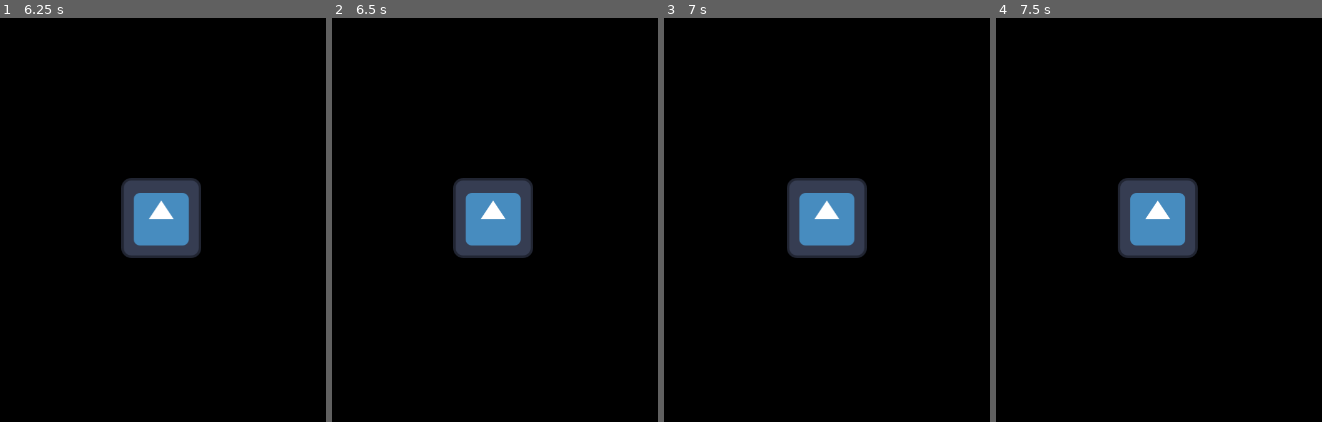
Above: before the commit, frames 1-4 (left to right).
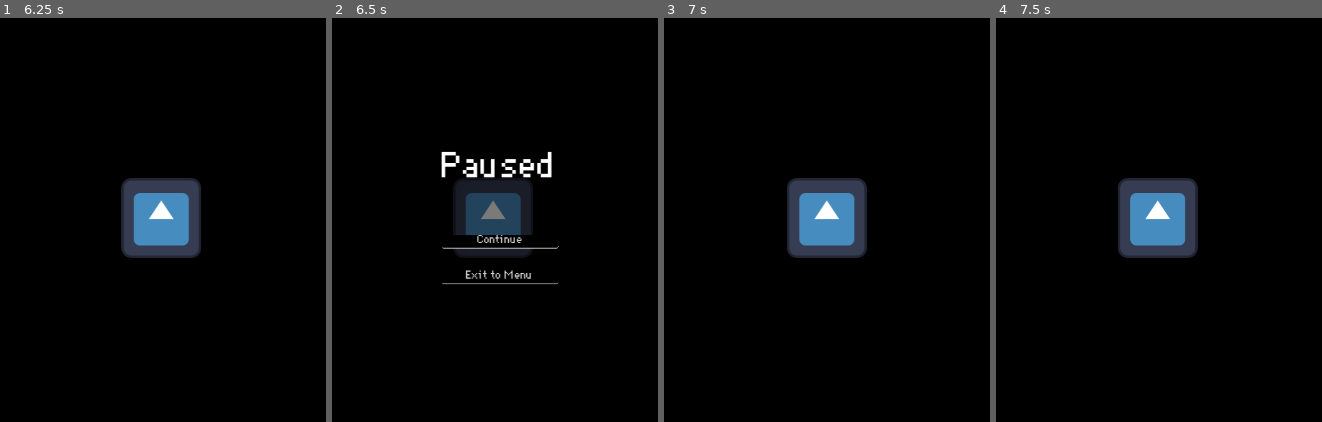
Above: after the commit, the same moments.

Repository: virtualtrisky/Just...-Enjoy
Game: Godot game, scene res://scenes/load_scene.tscn
The game is run twice, just before and just after one commit, with the same random seed, the same clock (stepped at 60 frames per second) and the same inputs. The engine's default icon, where the game draws it, is replaced by a stand-in: a white triangle on a blue panel in a dark square.
Inputs (mouse positions are in pixels of both pictures, inside the frame that each line leads up to):
- Up to frame 1 (6.25 s): hold Right (move_right) 0.53-1.28 s; tap Enter at 1.25, 3.5 s; hold Down (move_down) 1.28-2.03 s; tap Space at 2, 5.75 s; hold Right (move_right) 2.03-2.75 s; click (163, 215) at 2.77 s; type "Alex" at 2.85 s; hold Up (move_up) 3.53-4.25 s; click "New History" at 4.25 s; click "New History" at 5 s; hold Left (move_left) from 5.78 s (still down)
- Up to frame 2 (6.5 s): keep holding Left (move_left); tap Escape (key_pause, bound only after the commit) at 6.4 s
- Up to frame 3 (7 s): release Left (move_left) at 6.5 s; click (830, 240) at 6.5 s, where only the run after the commit has a clickable "Continue"
- Up to frame 4 (7.5 s): tap Enter at 7.25 s; hold Left (move_left) from 7.28 s (still down)

Frame 1 is identical in both runs. In frame 2, 6.1% of the frame differs, in the area x 33-70%, y 33-66%; in frame 3, less than 0.1%; in frame 4, less than 0.1%.

Commit message:
fixed fade menu bug
The main menu had a issue with the fade-out texture:
when you go from the debug scene to menu (using the pause menu UI) the fade-out texture never runs because the property "paused" was always true. (I'm feeling dumb)

Diff:
--- /dev/null
+++ b/objects/pause_menu.tscn
@@ -0,0 +1,92 @@
+[gd_scene load_steps=8 format=3 uid="uid://bji1trcj62fwf"]
+
+[ext_resource type="StyleBox" uid="uid://pgvf28664moo" path="res://resources/menu_buttons/pressed_style.tres" id="1_aktha"]
+[ext_resource type="Script" uid="uid://p77fc73b2emf" path="res://scripts/pause_manager.gd" id="1_koxkd"]
+[ext_resource type="StyleBox" uid="uid://oypipmf341vs" path="res://resources/menu_buttons/normal_style.tres" id="2_8x80a"]
+
+[sub_resource type="Gradient" id="Gradient_g4ivv"]
+offsets = PackedFloat32Array(0, 0.156566, 0.99495, 1)
+colors = PackedColorArray(0, 0, 0, 0.870588, 0, 0, 0, 0.870588, 0, 0, 0, 1, 0, 0, 0, 1)
+
+[sub_resource type="GradientTexture2D" id="GradientTexture2D_aktha"]
+gradient = SubResource("Gradient_g4ivv")
+width = 512
+height = 512
+fill = 1
+fill_from = Vector2(0.5, 0.5)
+repeat = 1
+
+[sub_resource type="LabelSettings" id="LabelSettings_g4ivv"]
+font_size = 50
+
+[sub_resource type="StyleBoxEmpty" id="StyleBoxEmpty_8x80a"]
+
+[node name="PauseMenu" type="Control"]
+process_mode = 3
+layout_mode = 3
+anchors_preset = 15
+anchor_right = 1.0
+anchor_bottom = 1.0
+grow_horizontal = 2
+grow_vertical = 2
+script = ExtResource("1_koxkd")
+
+[node name="PauseScreen" type="Control" parent="."]
+layout_mode = 1
+anchors_preset = 15
+anchor_right = 1.0
+anchor_bottom = 1.0
+grow_horizontal = 2
+grow_vertical = 2
+
+[node name="TextureRect" type="TextureRect" parent="PauseScreen"]
+modulate = Color(1, 1, 1, 0.603922)
+layout_mode = 1
+anchors_preset = 15
+anchor_right = 1.0
+anchor_bottom = 1.0
+grow_horizontal = 2
+grow_vertical = 2
+texture = SubResource("GradientTexture2D_aktha")
+
+[node name="VBoxContainer" type="VBoxContainer" parent="PauseScreen"]
+layout_mode = 1
+anchors_preset = 8
+anchor_left = 0.5
+anchor_top = 0.5
+anchor_right = 0.5
+anchor_bottom = 0.5
+grow_horizontal = 2
+grow_vertical = 2
+theme_override_constants/separation = 35
+alignment = 1
+
+[node name="Label" type="Label" parent="PauseScreen/VBoxContainer"]
+layout_mode = 2
+text = "Paused"
+label_settings = SubResource("LabelSettings_g4ivv")
+horizontal_alignment = 1
+
+[node name="HSeparator" type="HSeparator" parent="PauseScreen/VBoxContainer"]
+layout_mode = 2
+theme_override_constants/separation = 10
+theme_override_styles/separator = SubResource("StyleBoxEmpty_8x80a")
+
+[node name="ContinueBtn" type="Button" parent="PauseScreen/VBoxContainer"]
+layout_mode = 2
+theme_override_styles/focus = ExtResource("2_8x80a")
+theme_override_styles/hover = ExtResource("2_8x80a")
+theme_override_styles/pressed = ExtResource("1_aktha")
+theme_override_styles/normal = ExtResource("2_8x80a")
+text = "Continue"
+
+[node name="QuitBtn" type="Button" parent="PauseScreen/VBoxContainer"]
+layout_mode = 2
+theme_override_styles/focus = ExtResource("2_8x80a")
+theme_override_styles/hover = ExtResource("2_8x80a")
+theme_override_styles/pressed = ExtResource("1_aktha")
+theme_override_styles/normal = ExtResource("2_8x80a")
+text = "Exit to Menu"
+
+[connection signal="pressed" from="PauseScreen/VBoxContainer/ContinueBtn" to="." method="_on_continue_btn_pressed"]
+[connection signal="pressed" from="PauseScreen/VBoxContainer/QuitBtn" to="." method="_on_quit_btn_pressed"]
--- a/project.godot
+++ b/project.godot
@@ -56,6 +56,11 @@
 "events": [Object(InputEventKey,"resource_local_to_scene":false,"resource_name":"","device":-1,"window_id":0,"alt_press …(195 unchanged characters)…
 ]
 }
+key_pause={
+"deadzone": 0.2,
+"events": [Object(InputEventKey,"resource_local_to_scene":false,"resource_name":"","device":-1,"window_id":0,"alt_pressed":false,"shift_pressed":false,"ctrl_pressed":false,"meta_pressed":false,"pressed":false,"keycode":0,"physical_keycode":4194305,"key_label":0,"unicode":0,"location":0,"echo":false,"script":null)
+]
+}
 
 [rendering]
 
--- a/scenes/menu_scene.tscn
+++ b/scenes/menu_scene.tscn
@@ -24,33 +24,6 @@
 [sub_resource type="GradientTexture2D" id="GradientTexture2D_vrre2"]
 gradient = SubResource("Gradient_0inr4")
 fill_from = Vector2(1, 0)
-
-[sub_resource type="Animation" id="Animation_0inr4"]
-length = 0.001
-tracks/0/type = "value"
-tracks/0/imported = false
-tracks/0/enabled = true
-tracks/0/path = NodePath(".:visible")
-tracks/0/interp = 1
-tracks/0/loop_wrap = true
-tracks/0/keys = {
-"times": PackedFloat32Array(0),
-"transitions": PackedFloat32Array(1),
-"update": 1,
-"values": [true]
-}
-tracks/1/type = "value"
-tracks/1/imported = false
-tracks/1/enabled = true
-tracks/1/path = NodePath(".:modulate")
-tracks/1/interp = 1
-tracks/1/loop_wrap = true
-tracks/1/keys = {
-"times": PackedFloat32Array(0),
-"transitions": PackedFloat32Array(1),
-"update": 0,
-"values": [Color(1, 1, 1, 1)]
-}
 
 [sub_resource type="Animation" id="Animation_o71fo"]
 resource_name = "fade_out"
@@ -81,7 +54,6 @@
 
 [sub_resource type="AnimationLibrary" id="AnimationLibrary_6wmco"]
 _data = {
-&"RESET": SubResource("Animation_0inr4"),
 &"fade_out": SubResource("Animation_o71fo")
 }
 
@@ -294,6 +266,7 @@
 texture = SubResource("GradientTexture2D_vrre2")
 
 [node name="AnimationPlayer" type="AnimationPlayer" parent="FadeTexture"]
+process_priority = 8
 libraries = {
 &"": SubResource("AnimationLibrary_6wmco")
 }
--- a/scenes/world/debug_scene.tscn
+++ b/scenes/world/debug_scene.tscn
@@ -1,7 +1,10 @@
-[gd_scene load_steps=2 format=3 uid="uid://wbi84fu0pmdd"]
+[gd_scene load_steps=3 format=3 uid="uid://wbi84fu0pmdd"]
 
 [ext_resource type="PackedScene" uid="uid://jq8av47j3b6o" path="res://objects/player.tscn" id="1_0h5k3"]
+[ext_resource type="PackedScene" uid="uid://bji1trcj62fwf" path="res://objects/pause_menu.tscn" id="2_ucyy2"]
 
 [node name="DebugScene" type="Node2D"]
 
 [node name="Player" parent="." instance=ExtResource("1_0h5k3")]
+
+[node name="PauseMenu" parent="." instance=ExtResource("2_ucyy2")]
--- /dev/null
+++ b/scripts/pause_manager.gd
@@ -0,0 +1,21 @@
+extends Control
+
+@onready var PauseScreen: Control = $PauseScreen
+
+func _ready() -> void:
+	PauseScreen.visible = false
+
+func _process(delta: float) -> void:
+	if Input.is_action_just_pressed("key_pause"):
+		get_tree().paused = not get_tree().paused
+		PauseScreen.visible = get_tree().paused
+
+
+func _on_continue_btn_pressed() -> void:
+	get_tree().paused = false
+	PauseScreen.visible = false
+
+
+func _on_quit_btn_pressed() -> void:
+	get_tree().paused = false
+	get_tree().change_scene_to_file("res://scenes/menu_scene.tscn")
Not shown: 1 places in scenes/menu_scene.tscn that only renumber resources
Not shown, added: scripts/pause_manager.gd.uid
